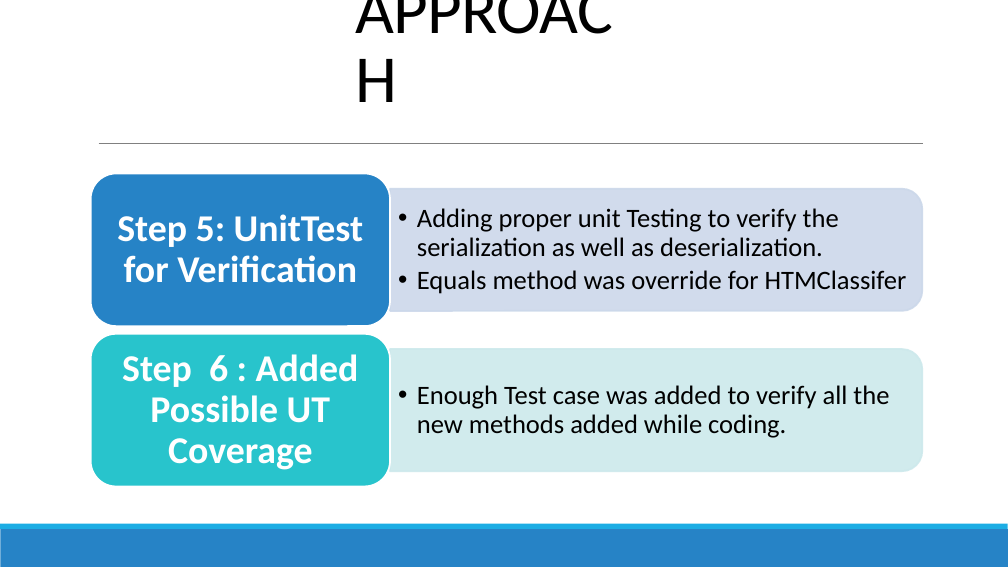
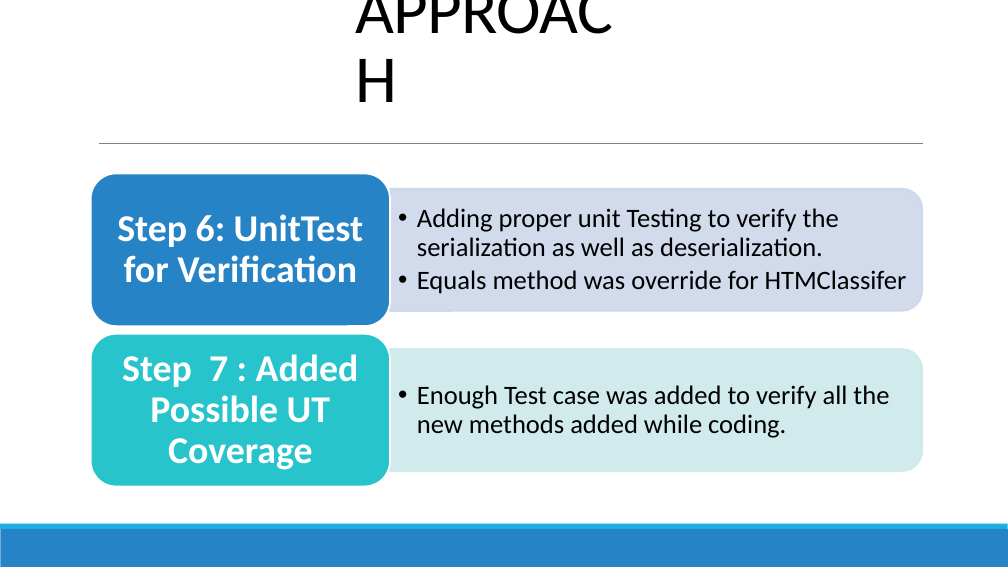
Before and after one commit to antonyaneeta/neocortexapi, a slide deck: slide 14 of Documentation/Presentation-HTMClassifier Serialization.pptx (slide 8 before the commit). Drawn at 1008x567 pixels with LibreOffice and Linux fonts; fonts in the diff are those of the drawing. Boxes give left, top, right and bottom in pixels: in the first picture for what was removed or moved away, otherwise in the second. Text is boxed around its words. In the diff, an @@ line names an element or a change of style, - is before the commit and + after.

```diff
--- a/Documentation/Presentation-HTMClassifier Serialization.pptx
+++ b/Documentation/Presentation-HTMClassifier Serialization.pptx
@@ text at [117, 214, 363, 283]: text changed @@
-Step 5: UnitTest for Verification
+Step 6: UnitTest for Verification
@@ text at [122, 354, 359, 470]: text changed @@
-Step 6 : Added Possible UT Coverage
+Step 7 : Added Possible UT Coverage
```
Also in this commit, not shown: 5 other slides changed, 4 slides added, 2 slides removed.
